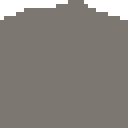
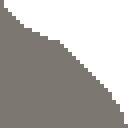
The second (128, 128) image is a revision of the first. Changes to its layers:
added layer "TallDarkLeft" (2nd of 2, in "Lighter Rock" › "Main Rocks") in group "Main Rocks" over [0, 0, 128, 124]
hid "RockMiddle" (2nd of 4, in "Lighter Rock" › "Main Rocks") over [0, 0, 128, 124]
hid "RockRight" (2nd of 4, in "Lighter Rock" › "Main Rocks") over [24, 24, 128, 124]
hid "RockLeft" (2nd of 4, in "Lighter Rock" › "Main Rocks") over [0, 16, 128, 124]
